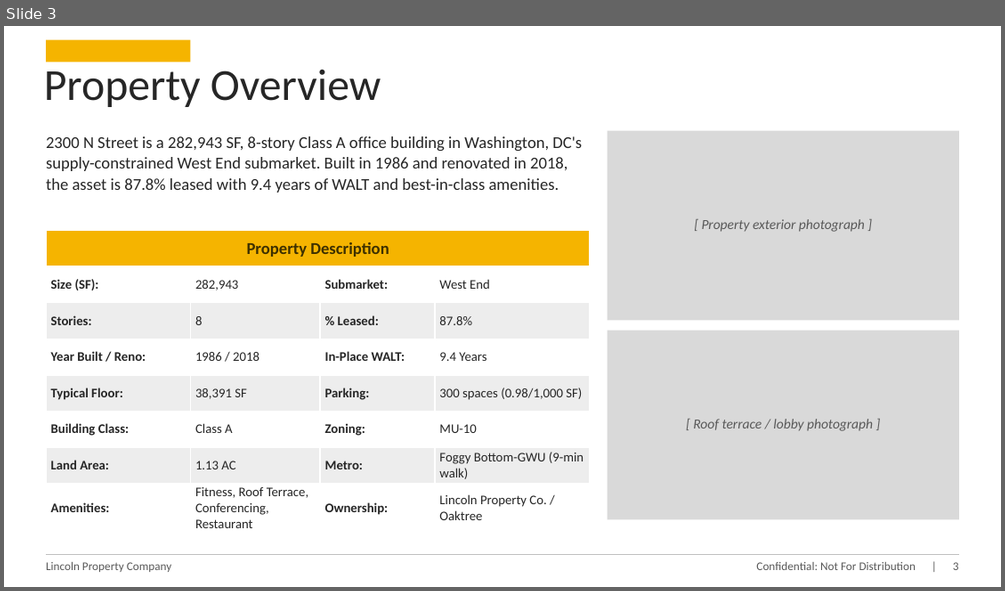
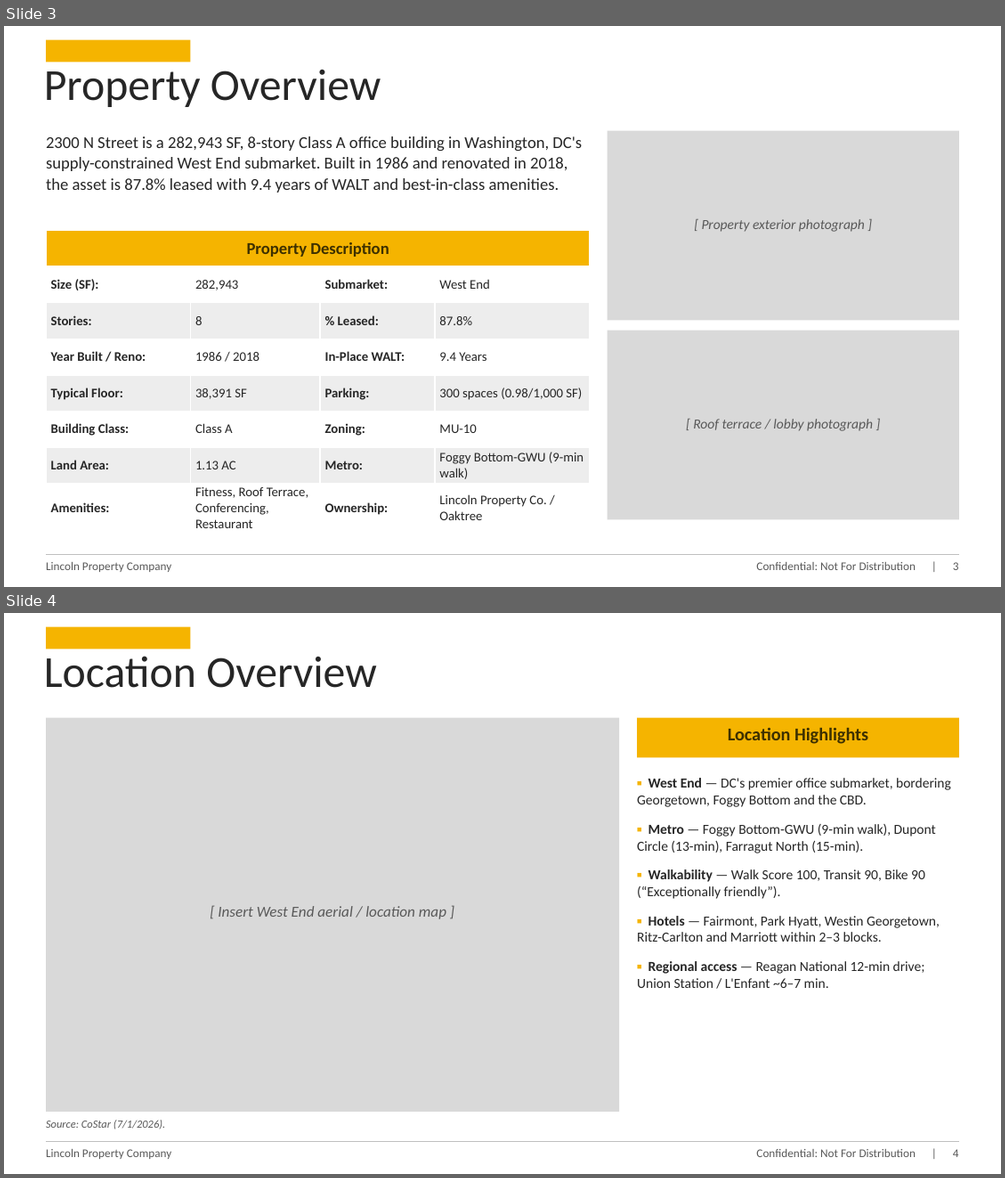
Before and after one commit to fredballs1115-ux/Underwrite-Copilot, a slide deck: equity-deck/2300_N_Street_NW_Investment_Overview.pptx. Shown one above the other, each under a label of ours: slide 3 before the commit, slides 3 and 4 after it. The pictures are 1005x591 and 1005x1178 pixels, drawn with LibreOffice and Linux fonts; fonts in the diff are those of the drawing. Boxes give left, top, right and bottom in pixels: in the first picture for what was removed or moved away, otherwise in the second. Text is boxed around its words. In the diff, an @@ line names an element or a change of style, - is before the commit and + after.

```diff
--- a/equity-deck/2300_N_Street_NW_Investment_Overview.pptx
+++ b/equity-deck/2300_N_Street_NW_Investment_Overview.pptx
@@ slide 4 added at (4, 613, 1001, 1174), background #FFFFFF @@
@@ rectangle added at (46, 627, 190, 649), fill #F5B400 @@
@@ text added at (44, 656, 377, 688), 32 pt, text #262626 @@
+Location Overview
@@ rectangle added at (46, 718, 619, 1111), fill #D9D9D9 @@
@@ rectangle added at (637, 718, 959, 757), fill #F5B400 @@
@@ text added at (728, 728, 868, 744), 13 pt, text #3D3000, bold @@
+Location Highlights
@@ text added at (637, 778, 951, 988), 10 pt, text #262626 @@
+▪ West End — DC's premier office submarket, bordering Georgetown, Foggy Bottom and the CBD.
+▪ Metro — Foggy Bottom-GWU (9-min walk), Dupont Circle (13-min), Farragut North (15-min).
+▪ Walkability — Walk Score 100, Transit 90, Bike 90 (“Exceptionally friendly”).
+▪ Hotels — Fairmont, Park Hyatt, Westin Georgetown, Ritz-Carlton and Marriott within 2–3 blocks.
+▪ Regional access — Reagan National 12-min drive; Union Station / L'Enfant ~6–7 min.
@@ text added at (218, 906, 446, 919), 11 pt, text #595959, italic @@
+[ Insert West End aerial / location map ]
@@ text added at (46, 1119, 165, 1129), 8 pt, text #595959, italic @@
+Source: CoStar (7/1/2026).
@@ elbow line added from (46, 1142) to (959, 1142), #BFBFBF 0.75 pt @@
@@ text added at (46, 1149, 172, 1159), 8.5 pt, text #595959 @@
+Lincoln Property Company
@@ text added at (756, 1149, 959, 1157), 8.5 pt, text #595959 @@
+Confidential: Not For Distribution | 4
```
Also in this commit, not shown: 9 slides changed, 2 other slides added, 2 other files.
